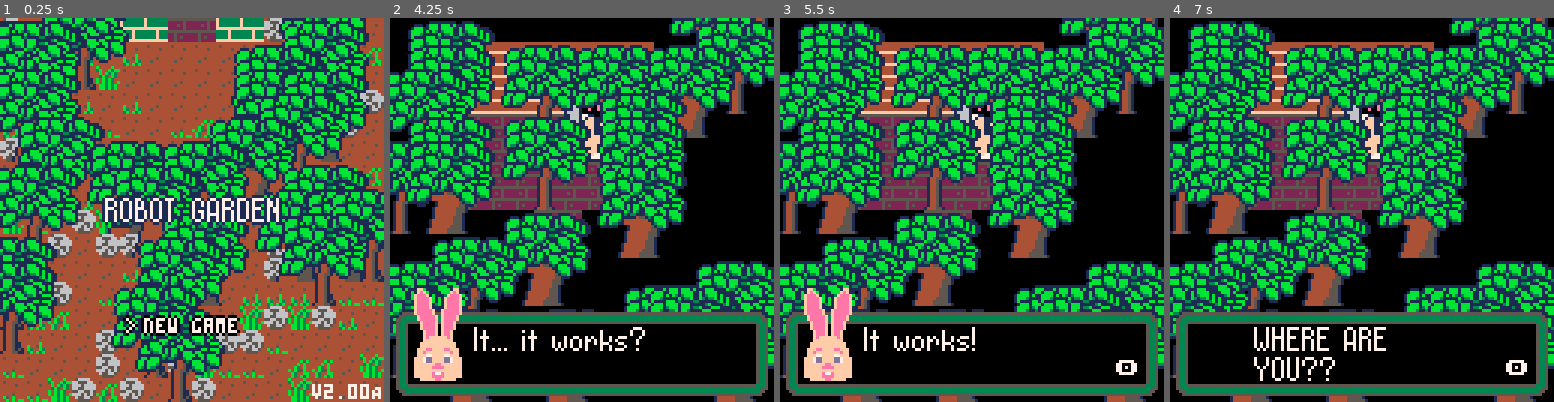
Above: before the commit, frames 1-4 (left to right).
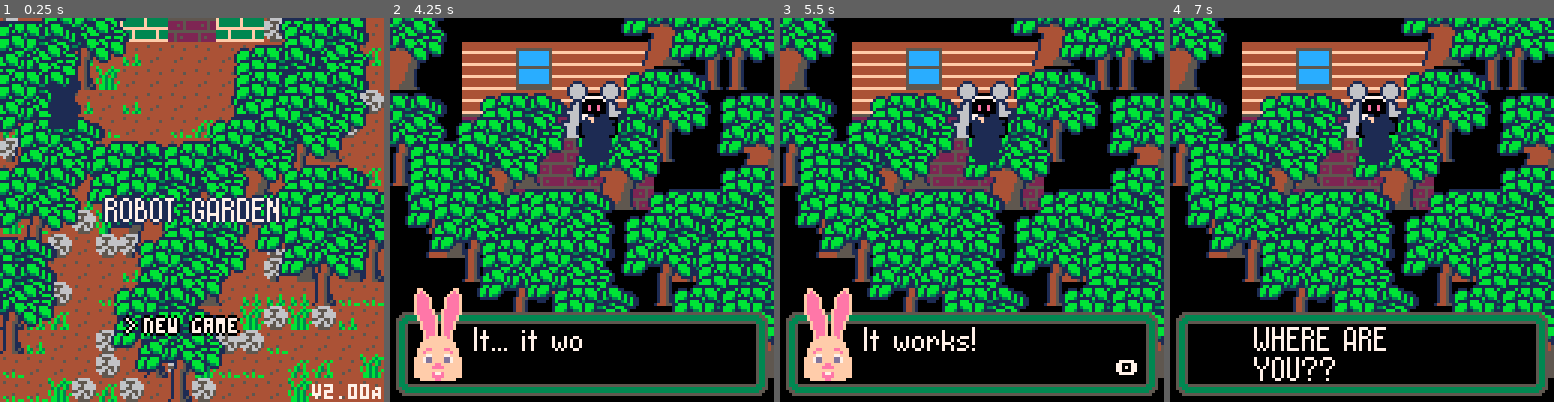
Above: after the commit, the same moments.

Repository: DeCarabas/pico_carts
Game: PICO-8 cartridge robo2.p8
The game is run twice, just before and just after one commit, with the same random seed, the same clock (stepped at 60 frames per second) and the same inputs.
Inputs:
- Up to frame 1 (0.25 s): no input
- Up to frame 2 (4.25 s): tap O (Z key) at 0.33, 0.7, 1.43, 2.22, 3.1, 3.98 s; tap X (X key) at 1.07, 2.07, 2.4, 2.73, 3.07, 3.4, 3.73, 4.07 s; hold Left 1.97-2.37 s; hold Down 2.42-2.82 s; hold Right 2.87-3.53 s; hold Up 3.58-4.08 s; hold Right from 4.13 s (still down)
- Up to frame 3 (5.5 s): tap X (X key) every 0.33 s from 4.4 to 5.4 s; release Right at 4.53 s; hold Down 4.58-5.08 s; tap O (Z key) at 4.87 s; hold Left from 5.13 s (still down)
- Up to frame 4 (7 s): tap X (X key) every 0.33 s from 5.73 to 6.73 s; tap O (Z key) at 5.75, 6.63 s; release Left at 5.8 s; hold Up 5.85-6.18 s; hold Left 6.23-6.63 s; hold Down from 6.68 s (still down)

The runs differ from the first frame. In frame 1, 0.4% of the frame differs, in the area x 12-21%, y 16-29%; in frame 2, 56%; in frame 3, 55%; in frame 4, 56%, in the area x 0-100%, y 0-100%.

Commit message:
Shadowed trees, via stencil

Diff:
--- a/robo2.p8
+++ b/robo2.p8
@@ -461,9 +461,17 @@
 end
 
 -- garbage
+tree_shadows=false
+
+function all_colors(x)
+   for i=1,15 do pal(i,x) end
+end
+
 function draw_tree(t)
-  spr(t.s, t.x*8-4, t.y*8-8,2,2)
-  spr(202, t.x*8-12,t.y*8-24,4,4)
+   if tree_shadows then all_colors(0) end
+   spr(t.s, t.x*8-4, t.y*8-8,2,2)
+   spr(202, t.x*8-12,t.y*8-24,4,4)
+   pal()
 end
 
 flower_sy=88
@@ -1246,7 +1254,7 @@
 -- since almost everything is
 -- always on the screen at the
 -- same time.
-function draw_game(draw_trees)
+function draw_game()
    -- map left always follows the player...
    if not title_screen then
       map_left = flr(px/16)*16
@@ -1272,11 +1280,9 @@
     add(draws, {draw_penny,"pny"})
     add(ys, penny.y+0.1)
   end
-  if draw_trees then
-    for t in all(trees) do
-      add(draws, {draw_tree, t})
-      add(ys, t.y)
-    end
+  for t in all(trees) do
+     add(draws, {draw_tree, t})
+     add(ys, t.y)
   end
   for f in all(flowers) do
     add(draws, {draw_flower,f})
@@ -1291,6 +1297,13 @@
   -- DBG_last_draws=draws
   for dd in all(draws) do
     dd[1](dd[2])
+  end
+
+  if not tree_shadows then
+     all_colors(1)
+     draw_player()
+     draw_penny()
+     pal()
   end
 
   -- now rain and stuff
@@ -1322,6 +1335,14 @@
   -- draw_debug()
 end
 
+--helper wrapper for sspr that
+--allows us to conveniently
+--change a line function into
+--an sspr function
+function ssprline(x1,y1,x2,y2)
+   sspr(x1,y1,1,y2-y1,x1,y1)
+end
+
 function _draw()
   -- dirty hack: if you set
   -- blank_screen to true then we
@@ -1330,12 +1351,25 @@
   -- to do a blackout.)
   cls(0)
   if not blank_screen then
-    draw_game()
-    memcpy(0X8000,0X6000,0X2000)
-    draw_game(true)
-    --spr+sspr statements will draw from the screen back onto the screen now
-    poke(0x5f54,0x60) --remap gfx to screen?
-    poke(0x5f54,0)
+     -- render a frame with all good colors but holes for trees
+     tree_shadows=true
+     draw_game()
+     memcpy(0x8000,0x6000,0x2000) -- screenshot with holes for trees
+
+     -- now render the frame with all the trees, but penny and robo are in shadow
+     tree_shadows=false
+     draw_game()
+
+     memcpy(0,0x8000,0x2000) -- copy screenshot to sprite sheet
+
+     -- now copy the original render over the new render. the trees were holes,
+     -- so the trees we rendered in the second pass are the only thing that is
+     -- retained. *also* if penny or robo were behind trees, then they will *also*
+     -- be retained, but as shadows. this also has the nice effect of doing pixel-
+     -- accurate clipping, for partial shadowing.
+     sspr(0,0,128,128,0,0)
+
+     reload(0,0,0x2000) -- reload spritesheet
   end
 
   -- the little box where people
@@ -2749,11 +2783,10 @@
     palt(0, false)
     palt(12, true)
     sspr(
-      sx,sy,sw,sh,
-      (self.x-map_left)*8,---(sw/2),
-      self.y*8-8,
-      sw,sh,
-      f)
+       sx,sy,sw,sh,
+       (self.x-map_left)*8, self.y*8-8,
+       sw,sh,
+       f)
     palt()
   end
 end
